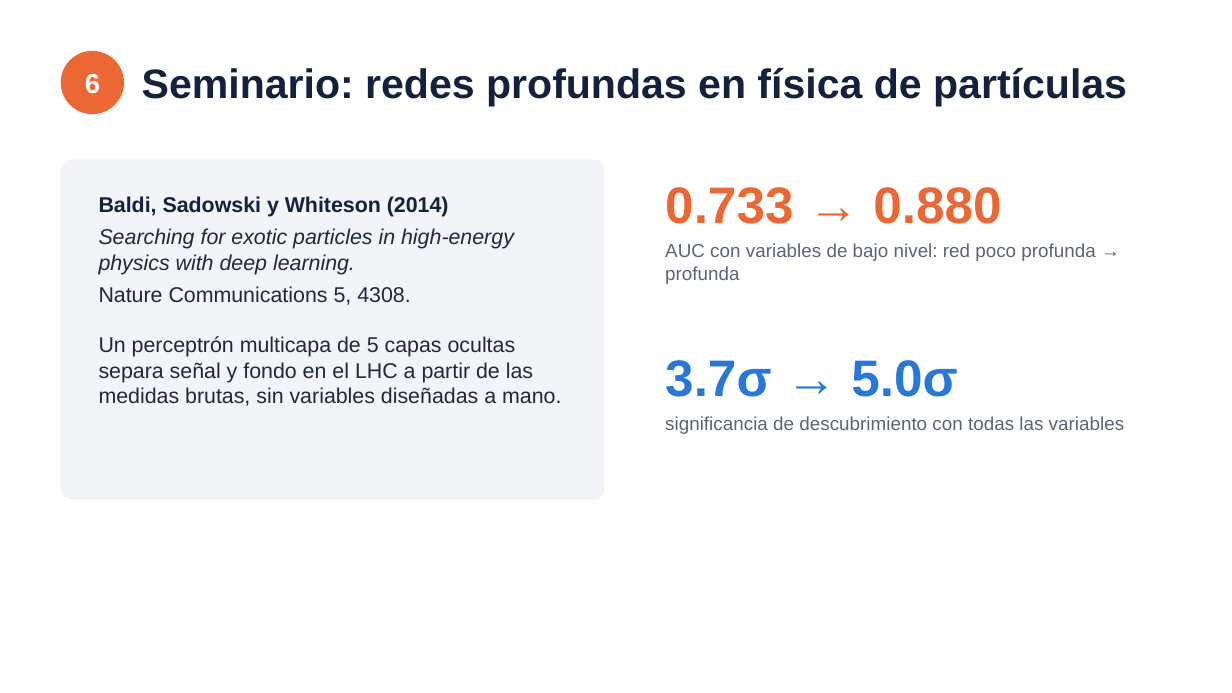
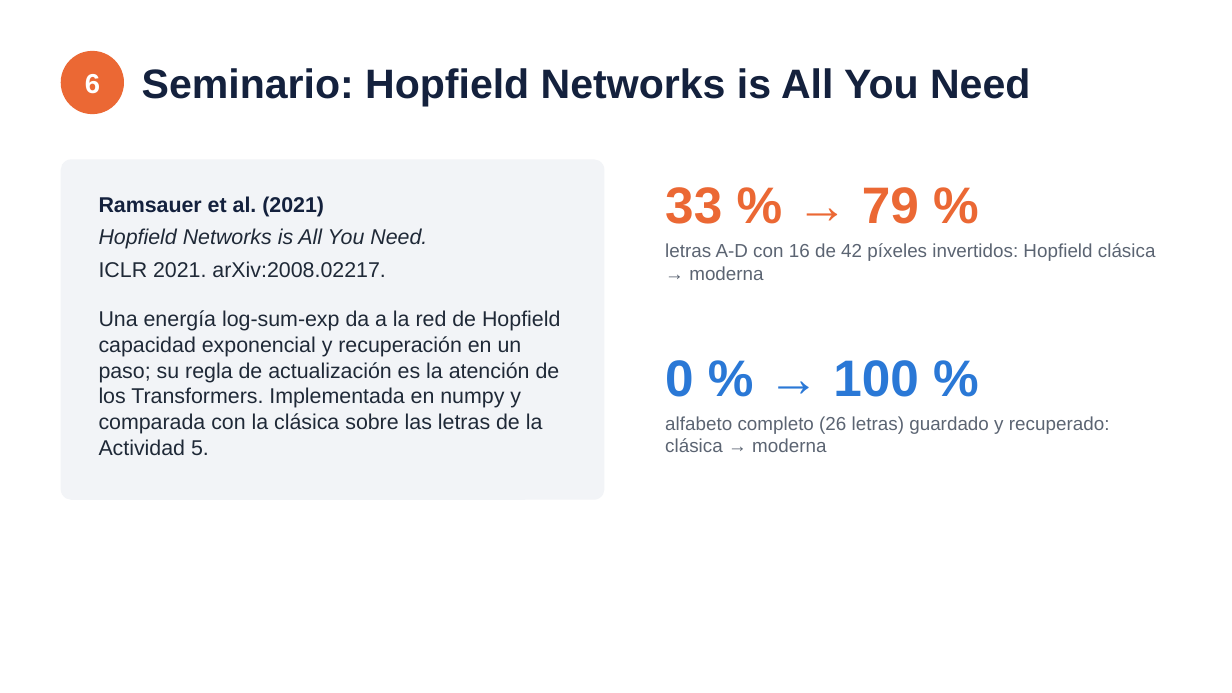
Before and after one commit to Alessandro-45/Introduction-to-Emergent-Computation, a slide deck: slide 10 of presentaciones/01_resultados_evaluacion_rna.pptx. Drawn at 1232x693 pixels with LibreOffice and Linux fonts; fonts in the diff are those of the drawing. Boxes give left, top, right and bottom in pixels: in the first picture for what was removed or moved away, otherwise in the second. Text is boxed around its words. In the diff, an @@ line names an element or a change of style, - is before the commit and + after.

```diff
--- a/presentaciones/01_resultados_evaluacion_rna.pptx
+++ b/presentaciones/01_resultados_evaluacion_rna.pptx
@@ text at bbox=[142, 68, 1030, 107]: text changed @@
-Seminario: redes profundas en física de partículas
+Seminario: Hopfield Networks is All You Need
@@ text at bbox=[99, 196, 560, 455]: text changed @@
-Baldi, Sadowski y Whiteson (2014)
-Searching for exotic particles in high-energy physics with deep learning.
-Nature Communications 5, 4308.
-Un perceptrón multicapa de 5 capas ocultas separa señal y fondo en el LHC a partir de las medidas brutas, sin variables diseñadas a mano.
+Ramsauer et al. (2021)
+Hopfield Networks is All You Need.
+ICLR 2021. arXiv:2008.02217.
+Una energía log-sum-exp da a la red de Hopfield capacidad exponencial y recuperación en un paso; su regla de actualización es la atención de los Transformers. Implementada en numpy y comparada con la clásica sobre las letras de la Actividad 5.
@@ text at bbox=[665, 187, 919, 224]: text changed @@
-0.733 → 0.880
+33 % → 79 %
@@ text at bbox=[665, 243, 1156, 280]: text changed @@
-AUC con variables de bajo nivel: red poco profunda → profunda
+letras A-D con 16 de 42 píxeles invertidos: Hopfield clásica → moderna
@@ text at bbox=[665, 360, 919, 397]: text changed @@
-3.7σ → 5.0σ
+0 % → 100 %
@@ text at bbox=[665, 416, 1110, 452]: text changed @@
-significancia de descubrimiento con todas las variables
+alfabeto completo (26 letras) guardado y recuperado: clásica → moderna
```
Also in this commit, not shown: 3 other slides changed, 2 other files.
